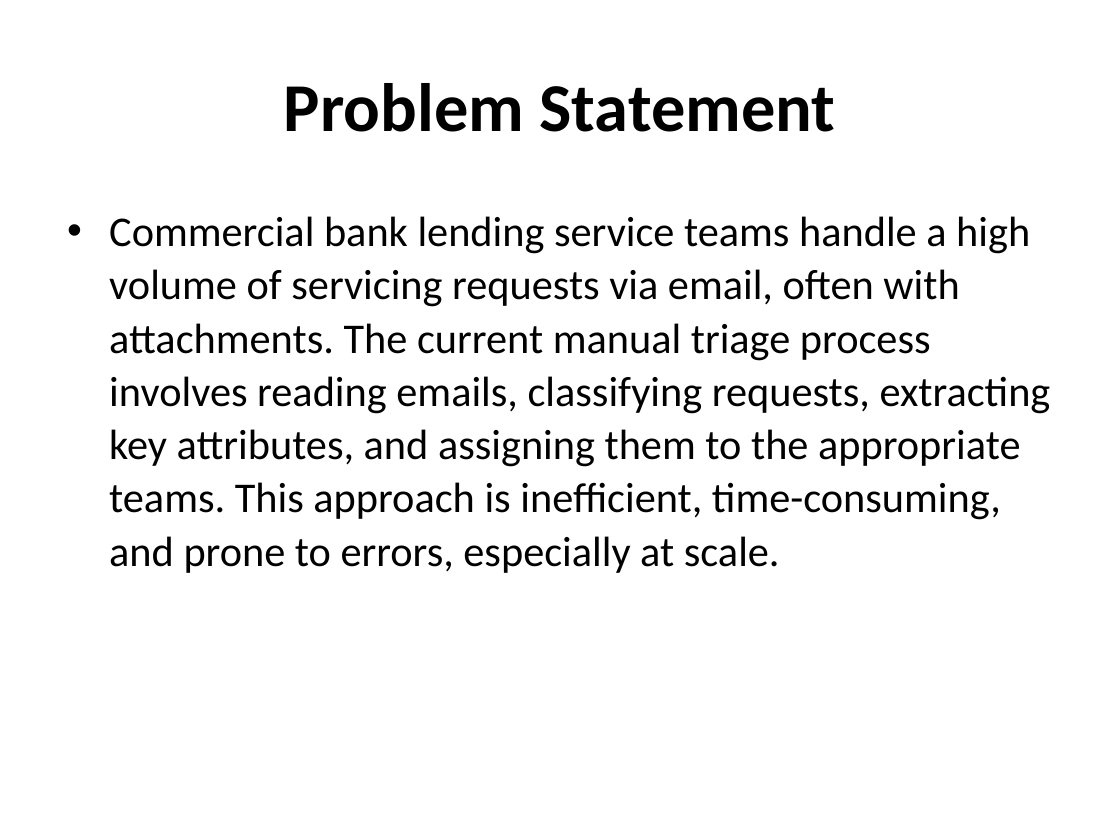
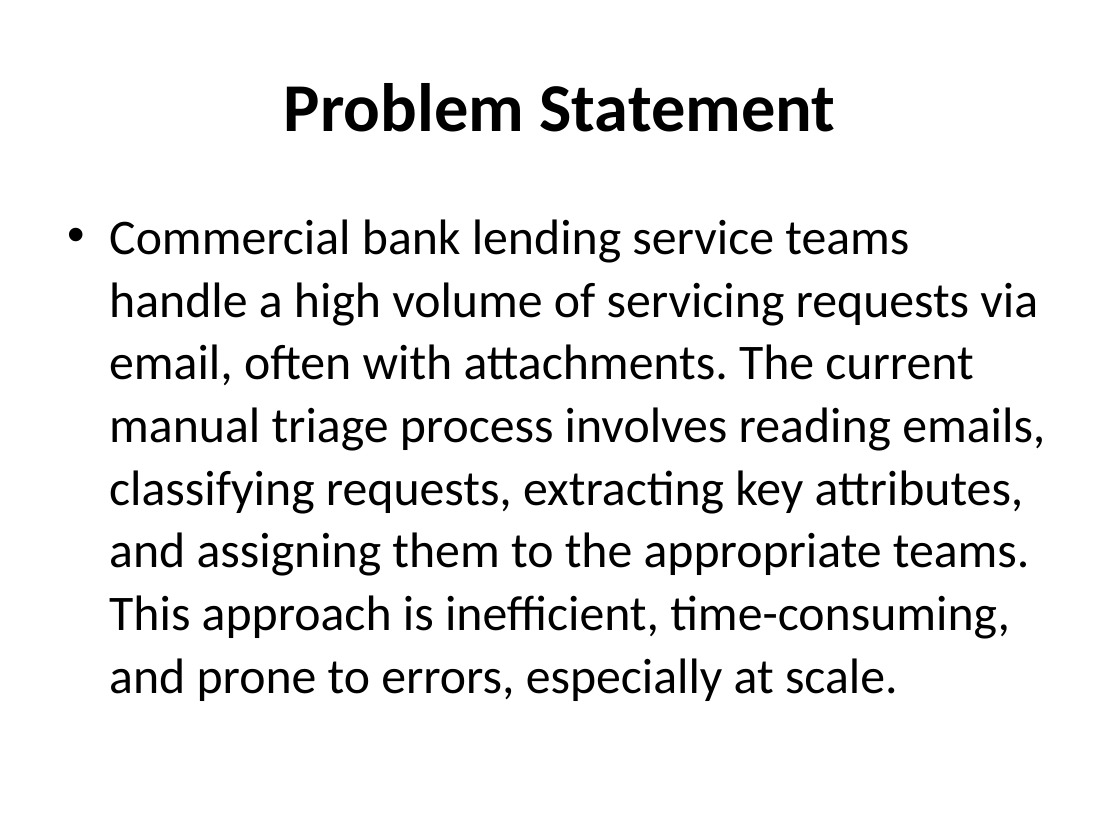
Before and after one commit to ewfx/gaied-ai-innovators, a slide deck: slide 2 of artifacts/arch/Email_Processing_System_Presentation.pptx. Drawn at 1120x840 pixels with LibreOffice and Linux fonts; fonts in the diff are those of the drawing. Boxes give left, top, right and bottom in pixels: in the first picture for what was removed or moved away, otherwise in the second. Text is boxed around its words. In the diff, an @@ line names an element or a change of style, - is before the commit and + after.

```diff
--- a/artifacts/arch/Email_Processing_System_Presentation.pptx
+++ b/artifacts/arch/Email_Processing_System_Presentation.pptx
@@ text "Commercial bank lending service teams ..." at (x1=109, y1=219, x2=1045, y2=701): size 27.2 to 32 pt @@
```
Also in this commit, not shown: 7 other slides changed, 1 other file.
